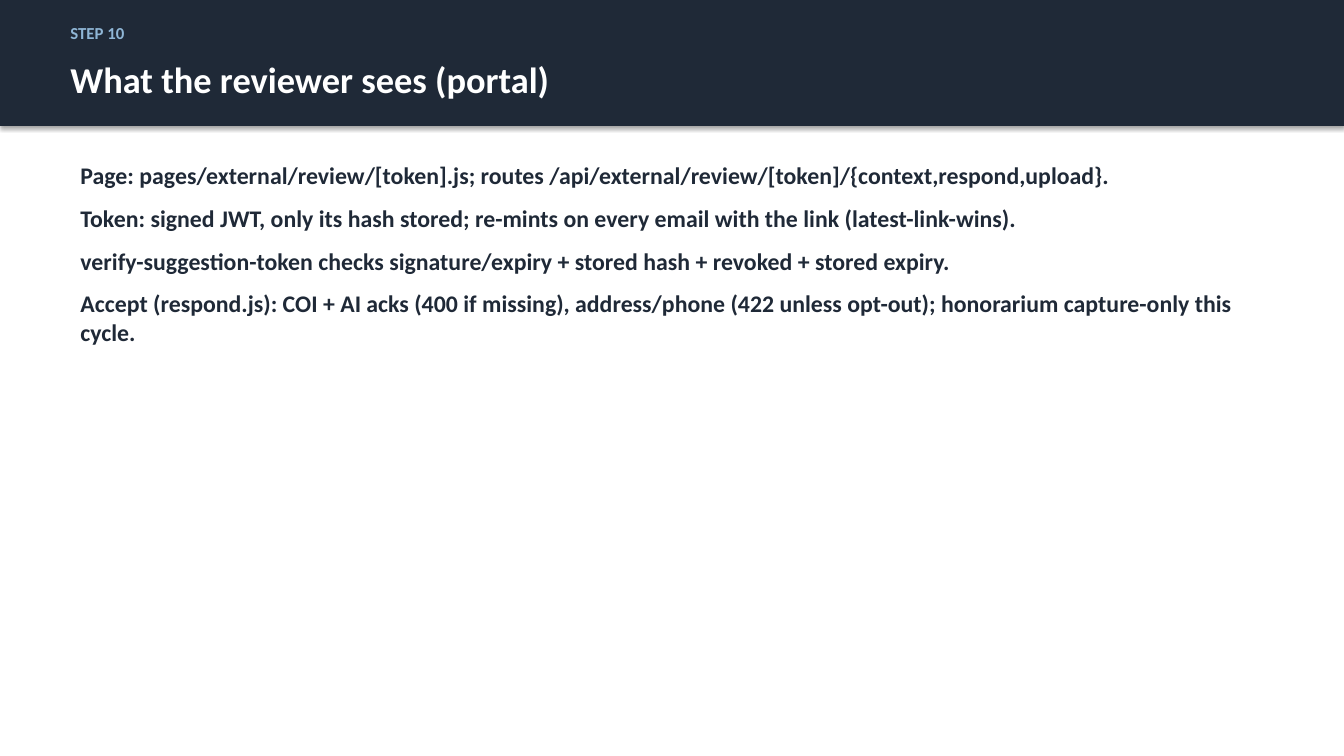
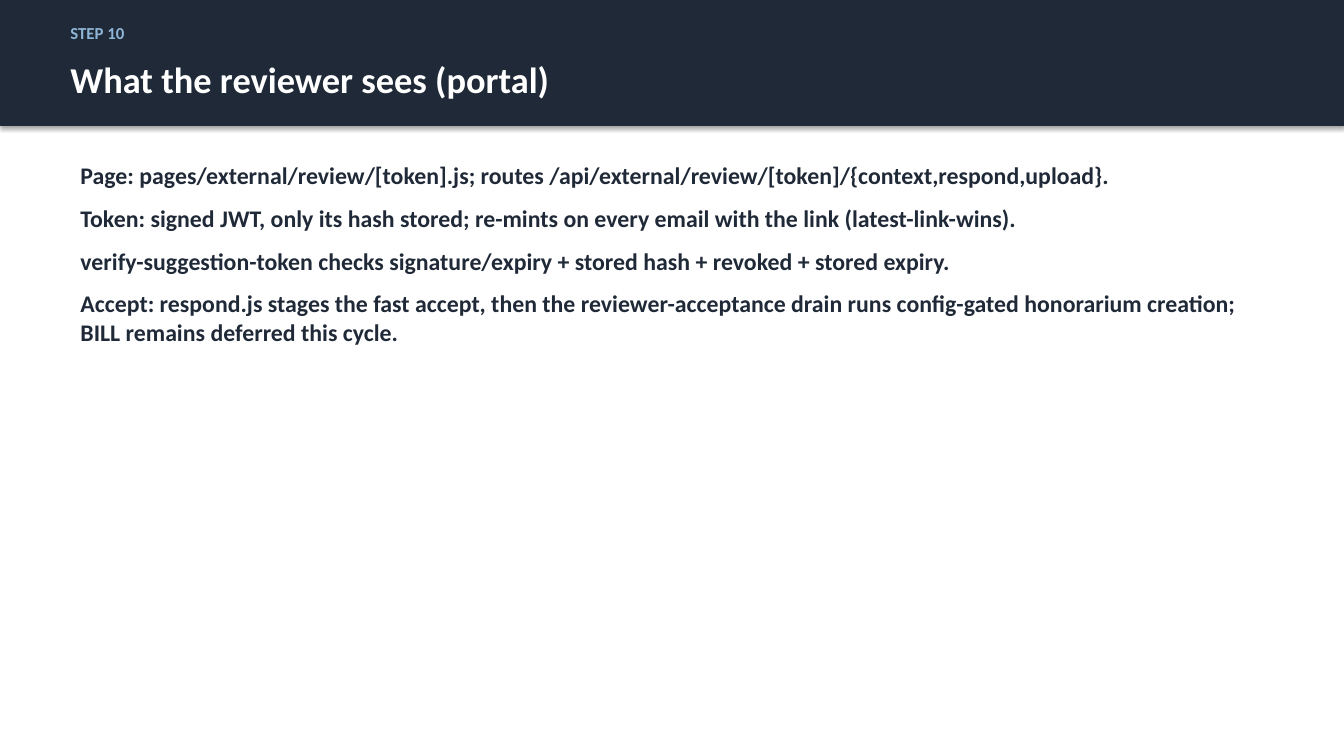
Before and after one commit to justingallivan/wmkf-research-apps, a slide deck: slide 20 of docs/onboarding/Workbench_Onboarding_Technical.pptx. Drawn at 1344x756 pixels with LibreOffice and Linux fonts; fonts in the diff are those of the drawing. Boxes give left, top, right and bottom in pixels: in the first picture for what was removed or moved away, otherwise in the second. Text is boxed around its words. In the diff, an @@ line names an element or a change of style, - is before the commit and + after.

```diff
--- a/docs/onboarding/Workbench_Onboarding_Technical.pptx
+++ b/docs/onboarding/Workbench_Onboarding_Technical.pptx
@@ text at <box>80,295,1235,345</box>: text changed @@
-Accept (respond.js): COI + AI acks (400 if missing), address/phone (422 unless opt-out); honorarium capture-only this cycle.
+Accept: respond.js stages the fast accept, then the reviewer-acceptance drain runs config-gated honorarium creation; BILL remains deferred this cycle.
```
Also in this commit, not shown: 14 other slides changed, 4 other files.
